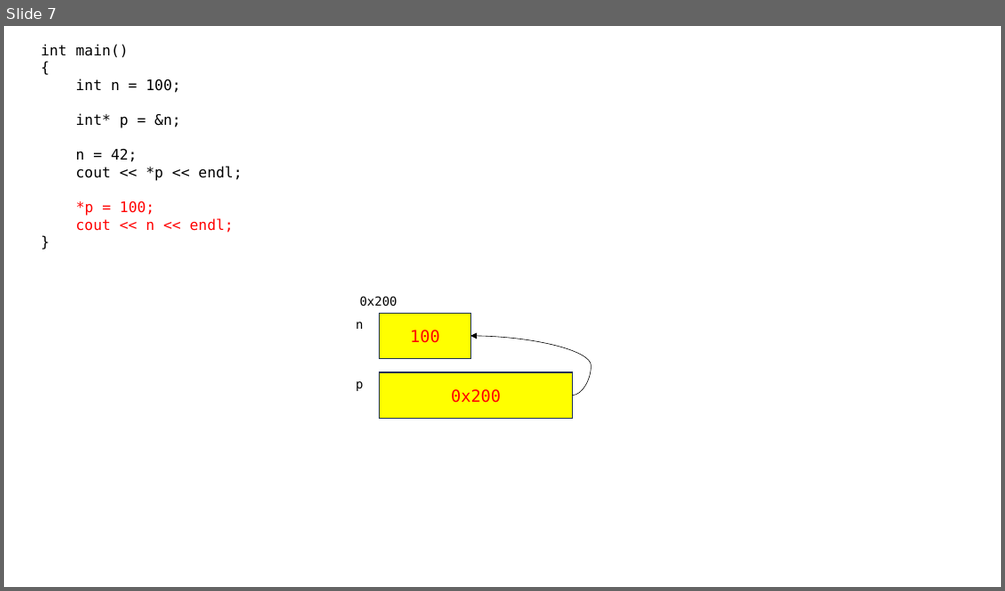
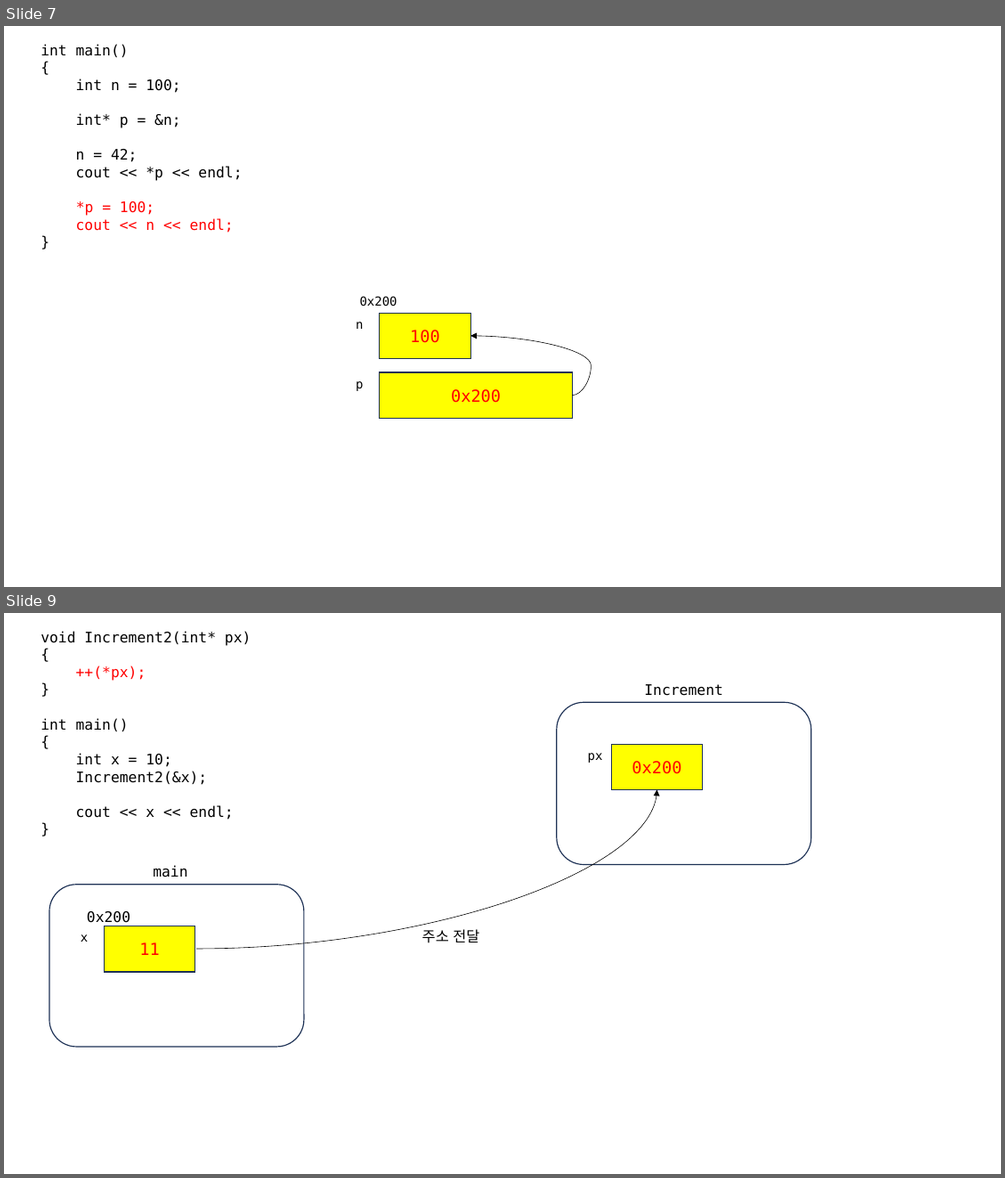
Before and after one commit to joonsungk/cpp_231023, a slide deck: cpp_231023.pptx. Shown one above the other, each under a label of ours: slide 7 before the commit, slides 7 and 9 after it; the slides between them are not shown. The pictures are 1005x591 and 1005x1178 pixels, drawn with LibreOffice and Linux fonts; fonts in the diff are those of the drawing. Boxes give left, top, right and bottom in pixels: in the first picture for what was removed or moved away, otherwise in the second. Text is boxed around its words. In the diff, an @@ line names an element or a change of style, - is before the commit and + after.

```diff
--- a/cpp_231023.pptx
+++ b/cpp_231023.pptx
@@ slide 9 added at <box>4,613,1001,1174</box>, background #FFFFFF @@
@@ text added at <box>40,631,251,819</box>, 14 pt, text #000000 @@
+void Increment2(int* px)
+{
+++(*px);
+}
+int main()
+{
+int x = 10;
+Increment2(&x);
+cout << x << endl;
+}
@@ text added at <box>644,684,723,696</box>, 14 pt, text #000000 @@
+Increment
@@ rounded rectangle added at <box>557,702,811,864</box>, fill #FFFFFF, outline #1E3256 1 pt @@
@@ rectangle added at <box>611,744,703,789</box>, fill #FFFF00, outline #1E3256 1 pt, 16 pt, text #FF0000 @@
+0x200
@@ text added at <box>588,753,603,763</box>, 12 pt, text #000000 @@
+px
@@ curved arrow added from (196, 949) to (657, 789), #000000 0.5 pt @@
@@ text added at <box>153,865,187,877</box>, 14 pt, text #000000 @@
+main
@@ rounded rectangle added at <box>49,884,304,1046</box>, fill #FFFFFF, outline #1E3256 1 pt @@
@@ text added at <box>87,911,130,923</box>, 14 pt, text #000000 @@
+0x200
@@ rectangle added at <box>105,926,195,972</box>, fill #FFFF00, outline #1E3256 1 pt, 16 pt, text #FF0000 @@
+11
@@ text added at <box>422,929,479,943</box>, 14 pt, text #000000 @@
+주소 전달
@@ text added at <box>81,934,88,941</box>, 12 pt, text #000000 @@
+x
```
Also in this commit, not shown: 2 other slides added, 1 other file.
